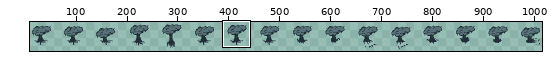
Two versions of one sprite sheet, Assets/Sprites/Player.png. The picture above shows the old version from afar; the outline marks the close-up.
Close-up. As it was:
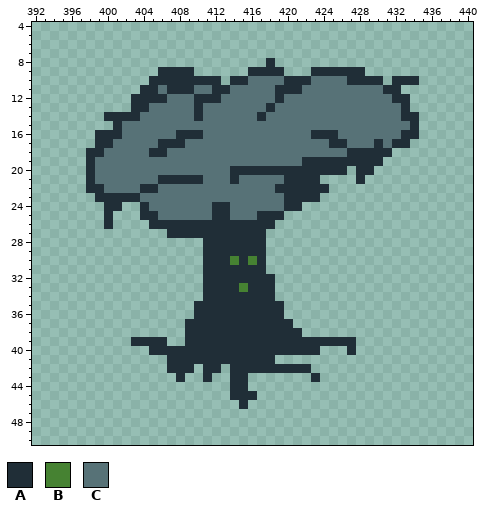
The file is 1024x64 pixels. Shown: x 392..440, y 4..50. The wide view leaves out empty margins. The commit also changed other parts of the picture, which this record leaves out.
Palette (. is transparent): A #202e37  B #468232  C #577277
After:
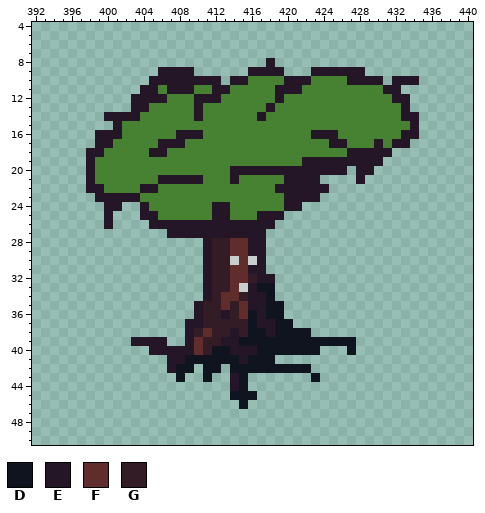
Colours new in this view: D #10141f  E #241527  F #602c2c  G #341c27
The edit:
colour B: #468232 -> #c7cfcc
colour C: #577277 -> #468232
y 8: x 418 A -> E
y 9: x 406..409 AAAA -> EEEE; x 416..419 AAAA -> EEEE; x 423..428 AAAAAA -> EEEEEE
y 10: x 405..412 AAAAAAAA -> EEEEEEEE; x 414..415 AA -> EE; x 420..422 AAA -> EEE; x 427..430 AAAA -> EEEE; x 432..434 AAA -> EEE
y 11: x 404..405 AA -> EE; x 407..409 AAA -> EEE; x 412..413 AA -> EE; x 419..421 AAA -> EEE; x 431..432 AA -> EE
y 12: x 403..406 AAAA -> EEEE; x 410..412 AAA -> EEE; x 419 A -> E; x 432..433 AA -> EE
y 13: x 403..404 AA -> EE; x 410 A -> E; x 418 A -> E; x 433 A -> E
y 14: x 400..403 AAAA -> EEEE; x 410 A -> E; x 417 A -> E; x 433..434 AA -> EE
y 15: x 401 A -> E; x 434 A -> E
y 16: x 399..401 AAA -> EEE; x 408..410 AAA -> EEE; x 423..425 AAA -> EEE; x 433..434 AA -> EE
y 17: x 399..400 AA -> EE; x 406..408 AAA -> EEE; x 425..426 AA -> EE; x 430 A -> E; x 432..433 AA -> EE
y 18: x 398..399 AA -> EE; x 405..406 AA -> EE; x 427..431 AAAAA -> EEEEE
y 19: x 398 A -> E; x 422..430 AAAAAAAAA -> EEEEEEEEE
y 20: x 398 A -> E; x 414..426 AAAAAAAAAAAAA -> EEEEEEEEEEEEE; x 428..429 AA -> EE
y 21: x 398 A -> E; x 406..410 AAAAA -> EEEEE; x 414 A -> E; x 420..423 AAAA -> EEEE; x 428 A -> E
y 22: x 398..399 AA -> EE; x 404..405 AA -> EE; x 419..424 AAAAAA -> EEEEEE
y 23: x 399..403 AAAAA -> EEEEE; x 420..423 AAAA -> EEEE
y 24: x 400..401 AA -> EE; x 404 A -> E; x 412..413 AA -> EE; x 420..421 AA -> EE
y 25: x 400 A -> E; x 404..405 AA -> EE; x 412..413 AA -> EE; x 417..419 AAA -> EEE
y 26: x 400 A -> E; x 405..418 AAAAAAAAAAAAAA -> EEEEEEEEEEEEEE
y 27: x 407..417 AAAAAAAAAAA -> EEEEEEEEEEE
y 28..29: x 411..417 AAAAAAA -> EGGFFEE
y 30: x 411..413 AAA -> EGG; x 415 A -> F; x 417 A -> E
y 31: x 411..417 AAAAAAA -> EGGFFEE
y 32: x 411..418 AAAAAAAA -> EGGFFGEE
y 33: x 411..414 AAAA -> EGGF; x 416..418 AAA -> EDD
y 34: x 411..418 AAAAAAAA -> EGFFGEED
y 35: x 410..419 AAAAAAAAAA -> EGGFGFEEDD
y 36: x 410..419 AAAAAAAAAA -> EGGEGFDEDD
y 37: x 409..420 AAAAAAAAAAAA -> EEGGGGGDEEDD
y 38: x 409..422 AAAAAAAAAAAAA. -> EGFGGEGDDEDDDD
y 39: x 403..406 AAAA -> EEEE; x 409..427 AAAAAAAAAAAAAAAAAAA -> EFGGEEDDDDDDDDDDDDD
y 40: x 405..423 AAAAAAAAAAAAAAAAAAA -> EEEEEFGDDEEEDDDDDDD; x 427 A -> D
y 41: x 407..418 AAAAAAAAAAAA -> EEDDDDDDEDDD
y 42: x 407..409 AAA -> EDD; x 411..412 AA -> DD; x 414..422 AAAAAAAAA -> DDDDDDDDD
y 43: x 408 A -> D; x 411 A -> D; x 414..415 AA -> ED; x 423 A -> D
y 44: x 414..415 AA -> ED
y 45: x 414..416 AAA -> DDD
y 46: x 415 A -> D
